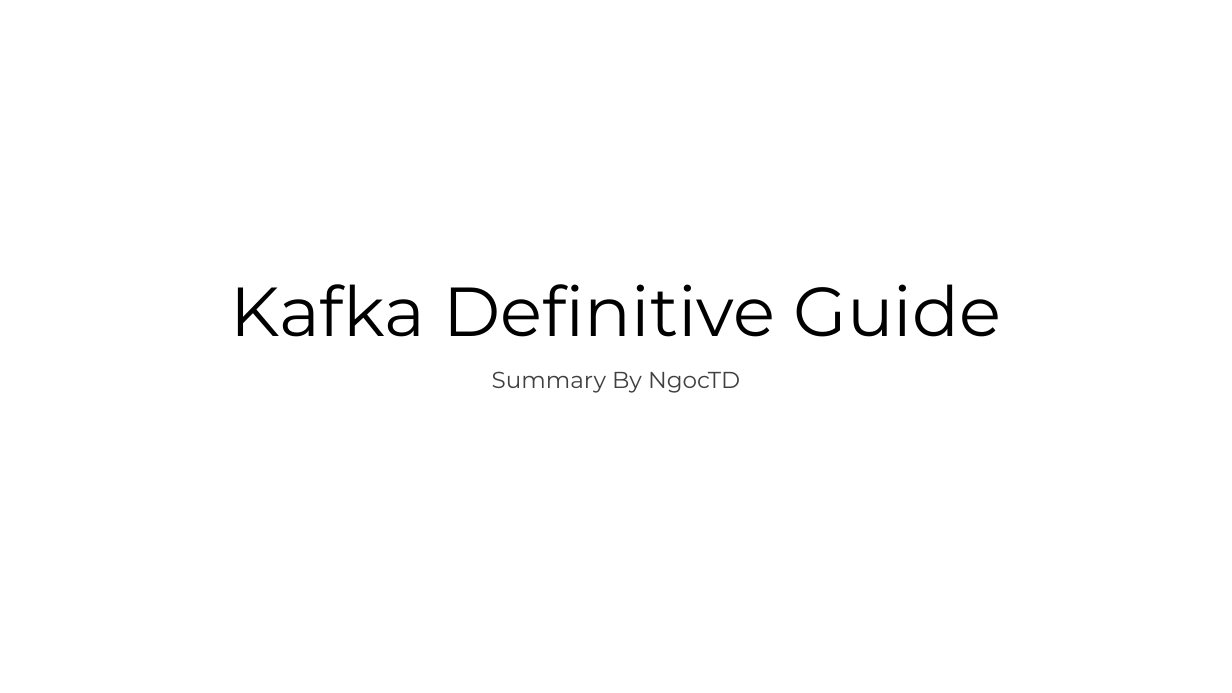
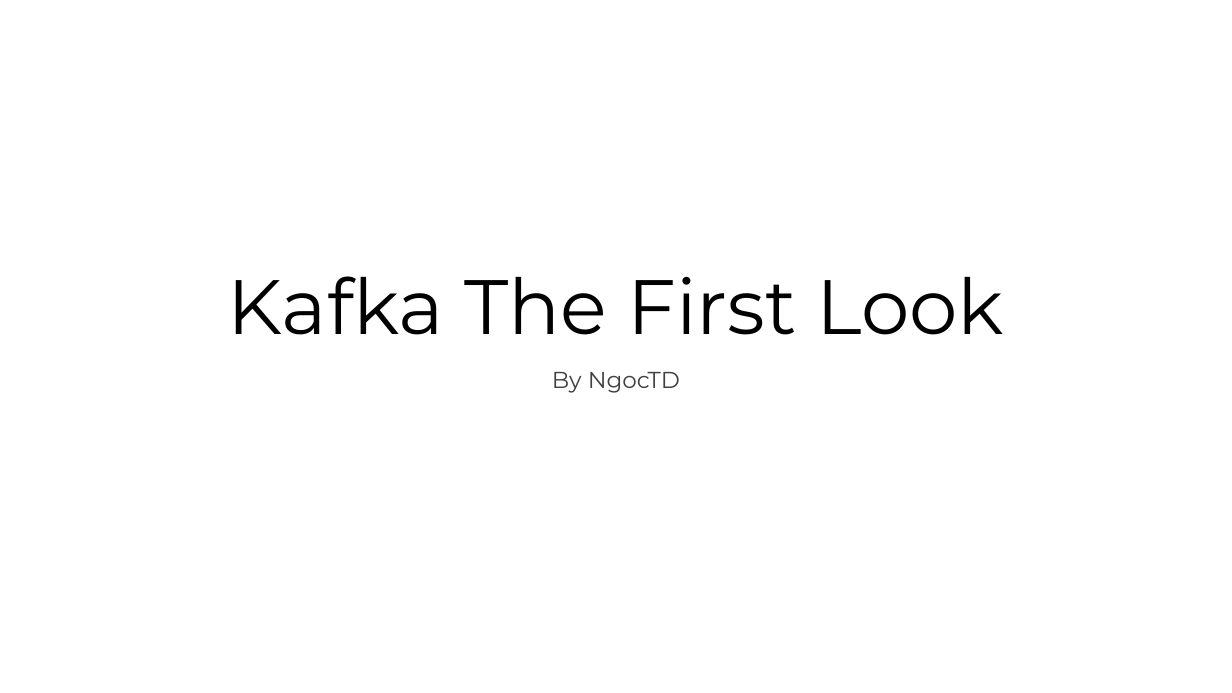
Before and after one commit to ngoctd314/books-note, a slide deck: slide 1 of Kafka Definitive Guide.pptx. Drawn at 1232x693 pixels with LibreOffice and Linux fonts; fonts in the diff are those of the drawing. Boxes give left, top, right and bottom in pixels: in the first picture for what was removed or moved away, otherwise in the second. Text is boxed around its words. In the diff, an @@ line names an element or a change of style, - is before the commit and + after.

```diff
--- a/Kafka Definitive Guide.pptx
+++ b/Kafka Definitive Guide.pptx
@@ title at (228,276,1005,335): text changed; size 54 to 60 pt @@
-Kafka Definitive Guide
+Kafka The First Look
@@ subtitle at (552,372,680,393): text changed @@
-Summary By NgocTD
+By NgocTD
```
Also in this commit, not shown: 1 other slide changed, 9 slides added, 5 slides removed, 3 other files.
